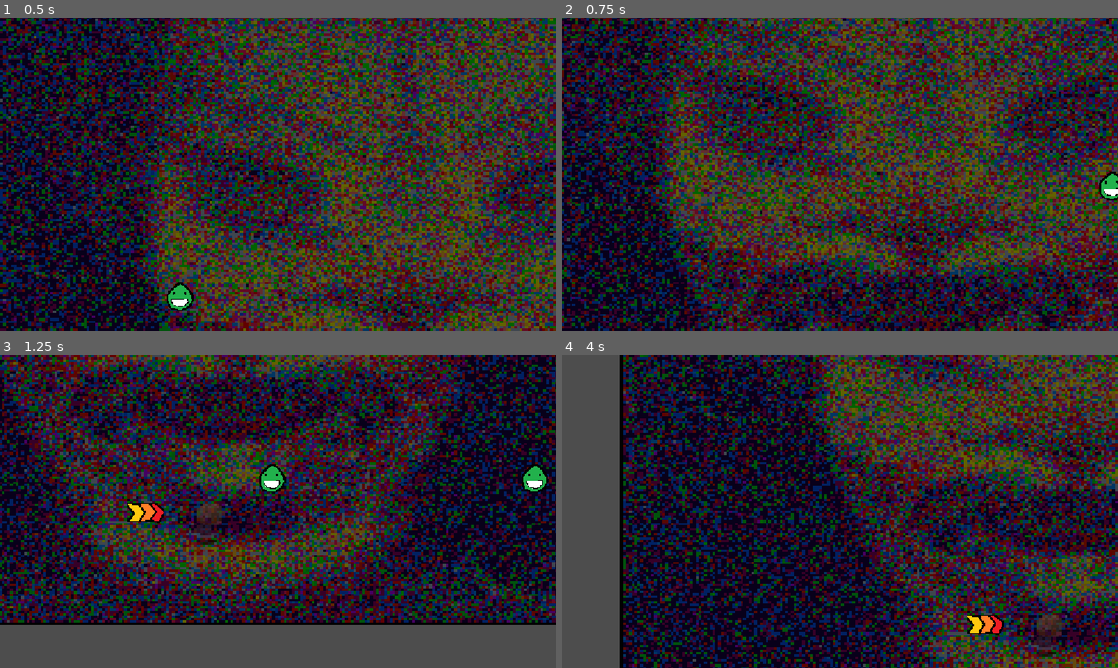
Above: before the commit, frames 1-4 (two rows, left to right).
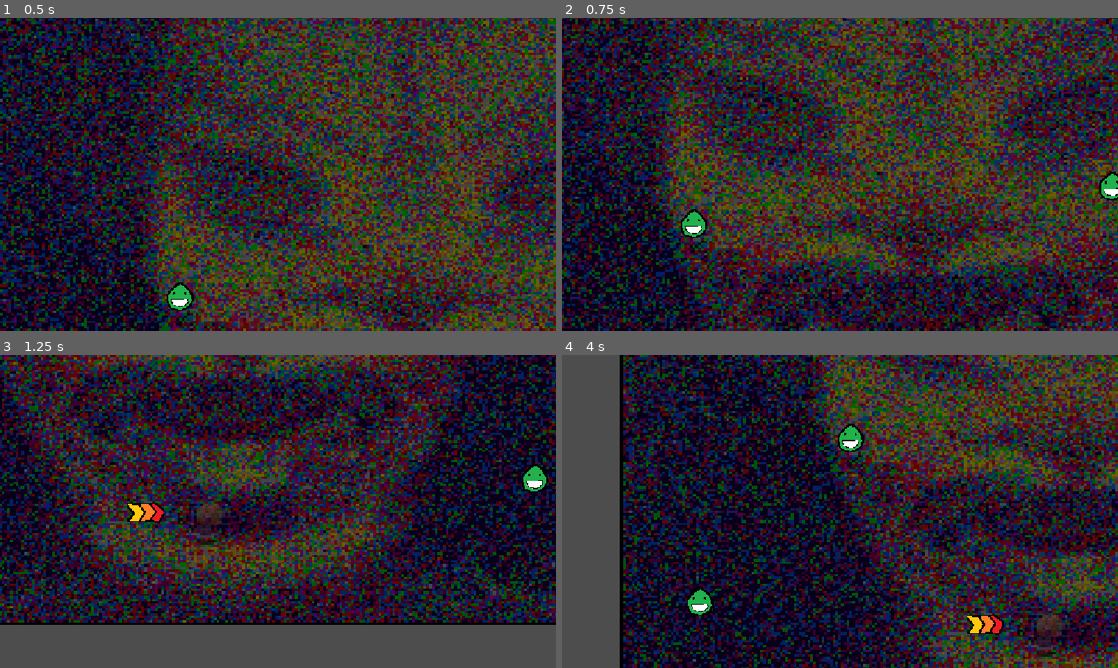
Above: after the commit, the same moments.

Repository: deborah-orret/claw-machine-game
Game: Godot game, scene res://scenes/test_area_1.tscn
Two runs of this game, one before a commit and one after it. Both use one fixed random seed, a clock stepped at 60 frames per second and the inputs below.
Inputs (mouse positions are in pixels of both pictures, inside the frame that each line leads up to):
- Up to frame 1 (0.5 s): no input
- Up to frame 2 (0.75 s): move the mouse to (739, 293) at 0.52 s; hold D (right) from 0.53 s (still down); tap W (jump) at 0.6 s
- Up to frame 3 (1.25 s): keep holding D (right); tap W (jump) at 0.77, 1.07 s
- Up to frame 4 (4 s): move the mouse to (701, 502) at 1.27 s; tap W (jump) at 1.35, 1.52, 1.82, 2.1, 2.85, 3.02, 3.32, 3.6, 3.77 s; move the mouse to (806, 464) at 2.02 s; release D (right) at 2.03 s; hold A (left) from 2.03 s (still down); move the mouse to (812, 655) at 2.77 s; move the mouse to (584, 448) at 3.52 s

Frame 1 is identical in both runs. In frame 2, 0.3% of the frame differs, in the area x 21-27%, y 61-71%; in frame 3, 0.3%; in frame 4, 0.7%, in the area x 22-55%, y 22-84%.
Error after the commit: Invalid assignment of property or key 'JUMP' with value of type 'int' on a base object of type 'Node (global.gd)'. (res://scripts/character.gd:19)

Commit message:
Change mouse enter event to body enter event

Diff:
--- a/scripts/coin.gd
+++ b/scripts/coin.gd
@@ -5,6 +5,7 @@
 	score += 1
 	print(score)
 
-func _on_mouse_entered() -> void:
-	add_point()
-	queue_free()
+func _on_body_entered(body: Node2D) -> void:
+	if (body.isCharacter()):
+		body.jumpBoost()
+		queue_free()
